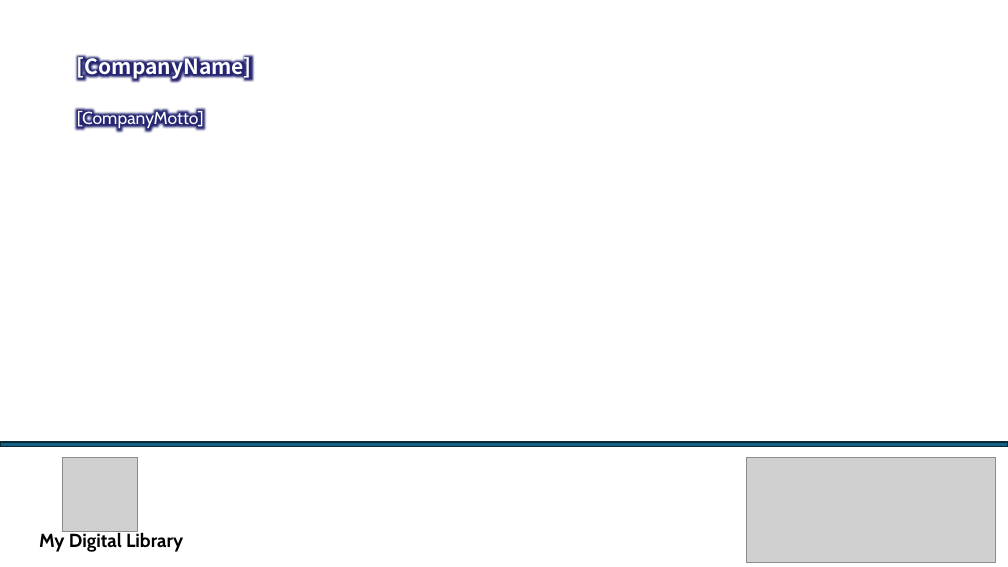
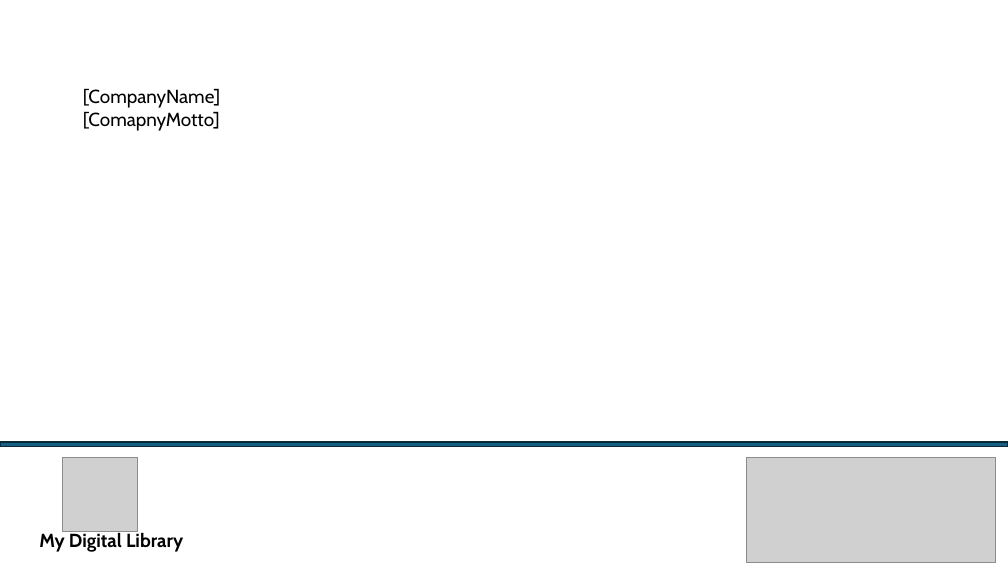
Before and after one commit to akshayvasundhara/doc_repo, a slide deck: slide 1 of latest.pptx. Drawn at 1008x567 pixels with LibreOffice and Linux fonts; fonts in the diff are those of the drawing; grey boxes stand for pictures. Boxes give left, top, right and bottom in pixels: in the first picture for what was removed or moved away, otherwise in the second. Text is boxed around its words. In the diff, an @@ line names an element or a change of style, - is before the commit and + after.

```diff
--- a/latest.pptx
+++ b/latest.pptx
@@ title removed at box(77, 53, 252, 79) @@
-[CompanyName]
@@ text added at box(83, 88, 220, 131), 18 pt, text #000000 @@
+[CompanyName]
+[ComapnyMotto]
@@ title removed at box(77, 109, 204, 128) @@
-[CompanyMotto]
```
